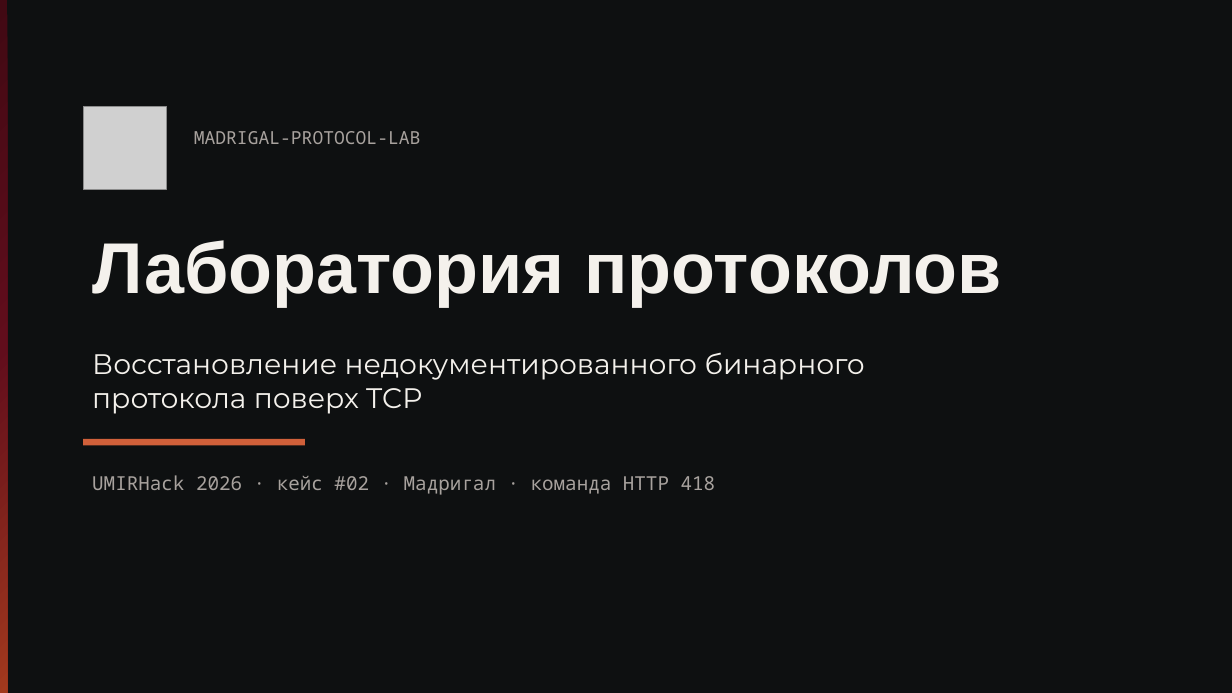
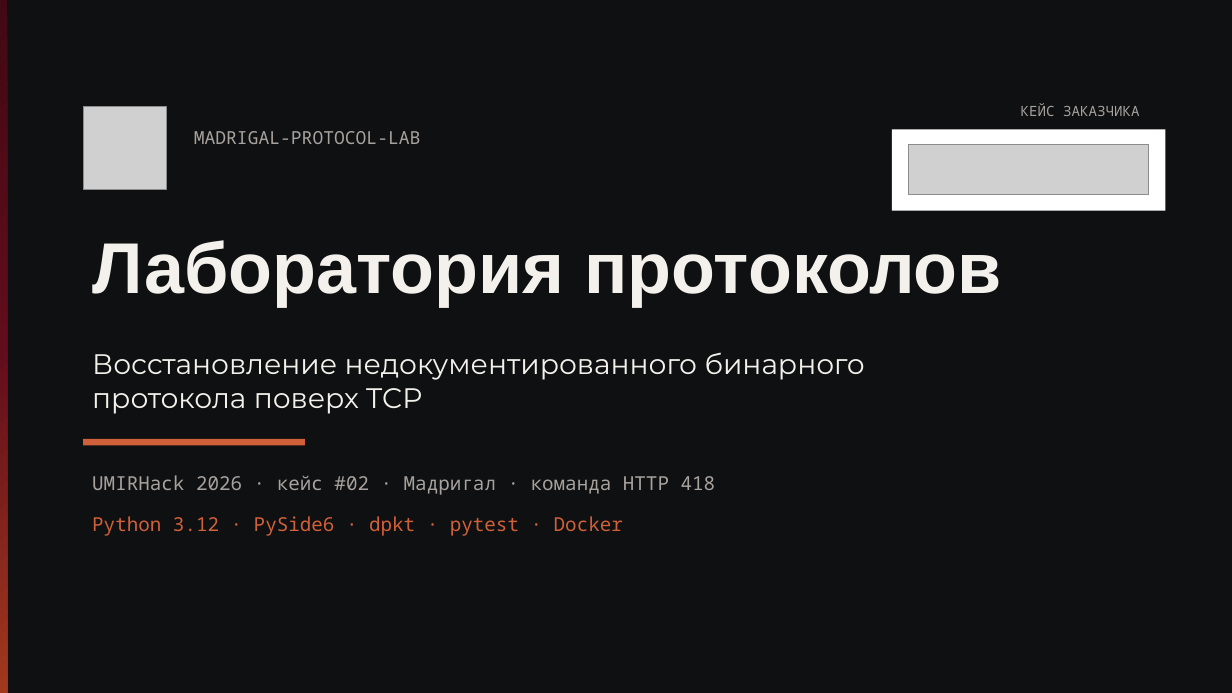
Before and after one commit to Pavel1778/madrigal-protocol-lab, a slide deck: slide 1 of presentation/slides.pptx. Drawn at 1232x693 pixels with LibreOffice and Linux fonts; fonts in the diff are those of the drawing; grey boxes stand for pictures. Boxes give left, top, right and bottom in pixels: in the first picture for what was removed or moved away, otherwise in the second. Text is boxed around its words. In the diff, an @@ line names an element or a change of style, - is before the commit and + after.

```diff
--- a/presentation/slides.pptx
+++ b/presentation/slides.pptx
@@ text added at [1021,103,1139,116], 11 pt, text #A8A29E @@
+КЕЙС ЗАКАЗЧИКА
@@ rectangle added at [892,129,1165,211], fill #FFFFFF @@
@@ picture added at [909,144,1149,194] @@
@@ text added at [92,516,623,536], 15 pt, text #D0603A @@
+Python 3.12 · PySide6 · dpkt · pytest · Docker
```
Also in this commit, not shown: 12 other slides changed, 1 slide added, 6 slides removed, 15 other files.
